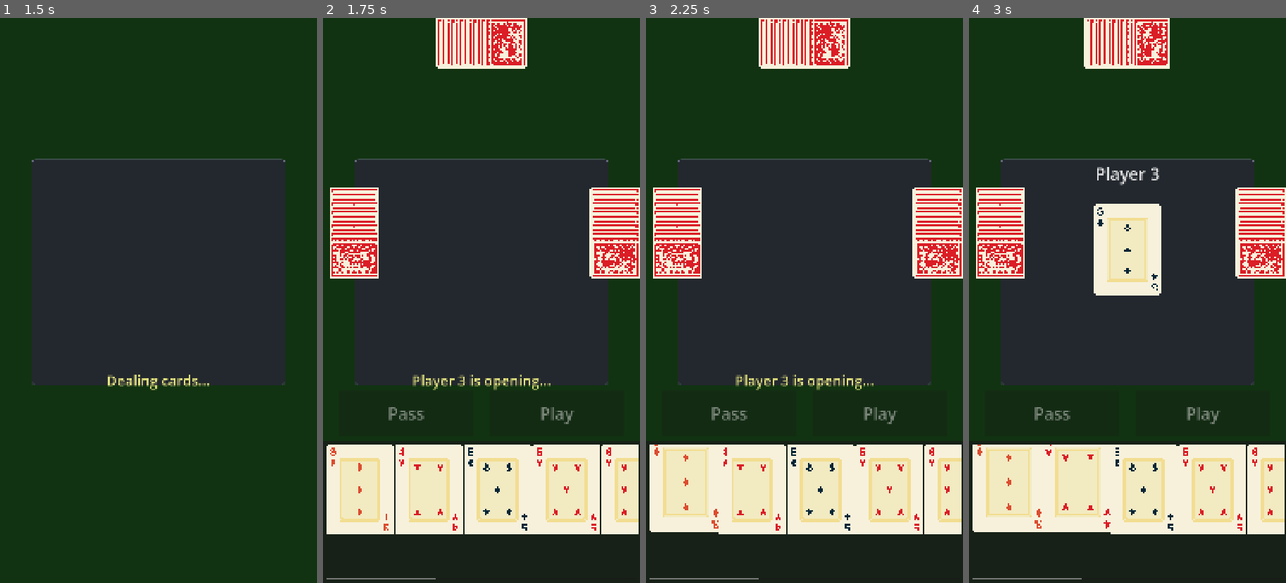
Above: before the commit, frames 1-4 (left to right).
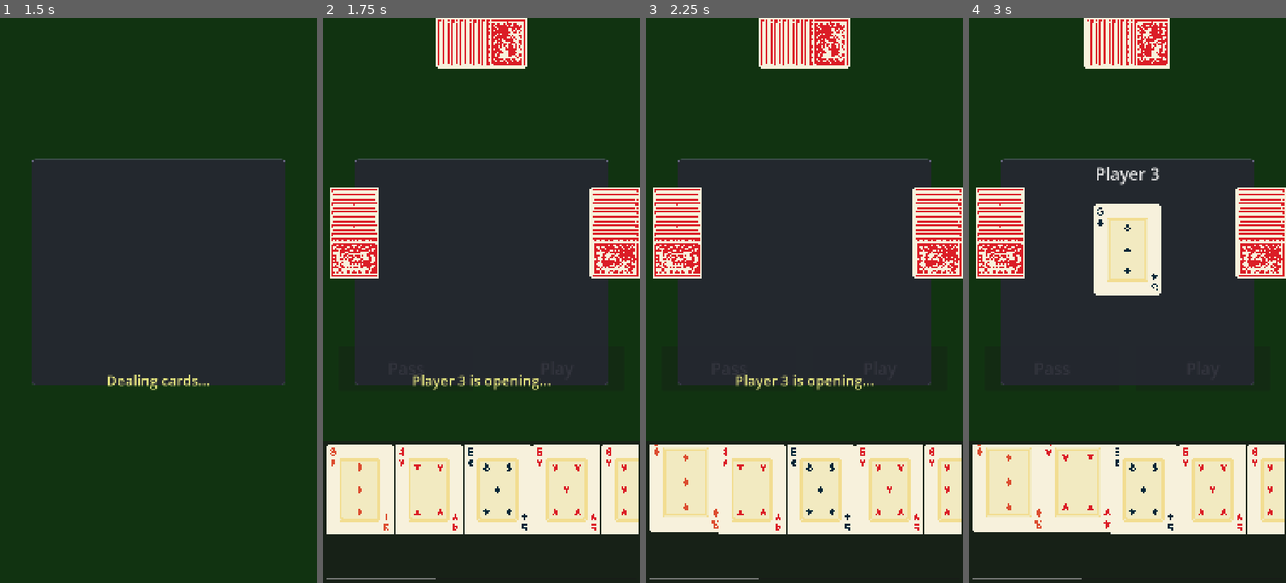
Above: after the commit, the same moments.

Repository: binhrobles/thirteen
Game: Godot game, scene res://scenes/main.tscn
The game is run twice, just before and just after one commit, with the same random seed, the same clock (stepped at 60 frames per second) and the same inputs.
Inputs (mouse positions are in pixels of both pictures, inside the frame that each line leads up to):
- Up to frame 1 (1.5 s): tap Enter at 0.5 s; move the mouse to (158, 272) at 0.52 s; click (158, 272) at 0.67 s; tap Space at 1.25 s; move the mouse to (95, 328) at 1.27 s; click (95, 328) at 1.42 s
- Up to frame 2 (1.75 s): no input
- Up to frame 3 (2.25 s): tap Enter at 2 s; move the mouse to (684, 498) at 2.02 s; click (684, 498) at 2.17 s
- Up to frame 4 (3 s): tap Space at 2.75 s; move the mouse to (1073, 498) at 2.77 s; click (1073, 498) at 2.92 s

Frame 1 is identical in both runs. In frame 2, 0.3% of the frame differs, in the area x 20-80%, y 68-72%; in frame 3, 0.3%; in frame 4, 0.3%.

Commit message:
Adjust button positioning for lifted card animation
Moved action buttons up to accommodate lifted cards when selected.
Buttons now positioned at 58-66% instead of 66-74% to prevent
overlap with lifted player cards.

Co-Authored-By: Claude Sonnet 4.5 <noreply@anthropic.com>

Diff:
--- a/scripts/main.gd
+++ b/scripts/main.gd
@@ -42,9 +42,9 @@
 	subtitle_label.visible = false
 
 	# Position buttons between play area (ends at 65%) and player hand (starts at 75%)
-	# Buttons go from 66% to 74% of screen height
-	var button_top := 0.66
-	var button_bottom := 0.74
+	# Buttons go from 58% to 66% of screen height (shifted up for lifted cards)
+	var button_top := 0.58
+	var button_bottom := 0.66
 
 	# Configure Pass button (left, red)
 	pass_button.anchor_left = 0.05
